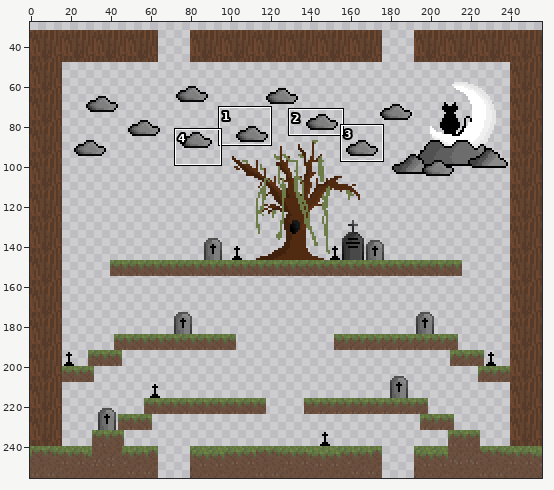
File history of a sprite sheet, PewPew Paradise/Images/Sprites/spooky_map.png. Above: a wide view before the commit, with the close-up outlined.
Close-up. The starting point:
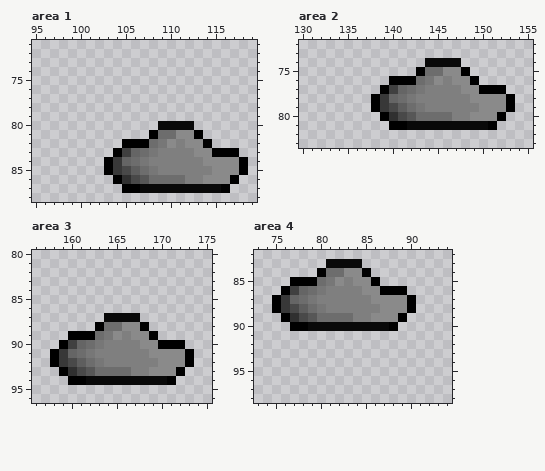
The file is 256x256 pixels. Colours within 5 levels of each other are drawn and written as one. Shown: area 1: x 95..119, y 71..88; area 2: x 130..155, y 72..83; area 3: x 156..175, y 80..96; area 4: x 73..94, y 82..98. The wide view leaves out empty margins. The commit also changed other parts of the picture, which this record leaves out.
Now the later version:
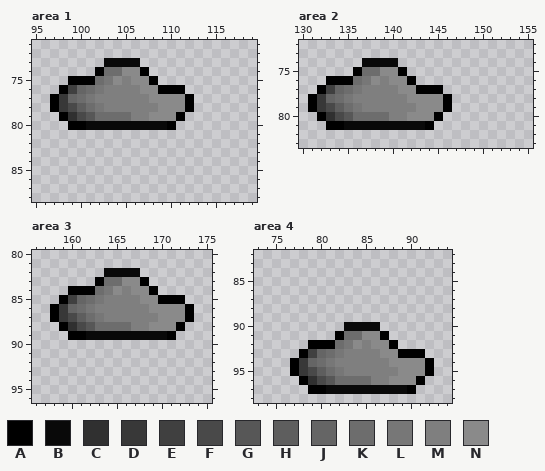
Palette (. is transparent): A #000000  B #090909  C #303030  D #383838  E #404040  F #494949  G #575757  H #5e5e5e  J #656565  K #6d6d6d  L #777777  M #7f7f7f  N #8a8a8a
What changed:
Changed rows in their new state; - is an unchanged pixel.
Area 1:
first column x 97:
73 ------BBBB------------
74 -----AKKNNA-----------
75 --AAAKLNMNNA----------
76 -AEJKLMMMMNNAAA-------
77 ADJKLMMMMMMNNNNA------
78 ADFHKLMMMMMMNNNA------
79 -ACFGKKKKMMNNNA-------
80 --AABBBBBBBB-A..------
81 -----------......-----
82 --------..........----
83 -------..............-
84 ------................
85 ------................
86 -------..............-
87 --------............--
Area 2:
first column x 131:
74 ------BBBB---....------
75 -----AKKNNA-......-----
76 --AAAKLNMNN-.......----
77 -AEJKLMMMMNNAAA.......-
78 ADJKLMMMMMMNNNNA.......
79 ADFHKLMMMMMMNNNA.......
80 -ACFGKKKKMMNNNA.......-
81 --AABBBBBBB--A.......--
Area 3:
first column x 158:
82 ------BBBB------
83 -----AKKNNA-----
84 --AAAKLNMNNA----
85 -AEJKLMMMMNNAAA-
86 ADJKLMMMMMMNNNNA
87 ADFHKLMMMMMMNNNA
88 -ACFGK--KMMNNNA-
89 ----BBBBBBBBBA--
90 -..............-
91 ................
92 ................
93 -..............-
94 --............--
Area 4:
first column x 75:
83 ------....--------
84 -----......-------
85 --..........------
86 -..............---
87 ................--
88 ................--
89 -..............---
90 --......----..----
91 -------AKKNNA-----
92 ----AAAKLNMNNA----
93 ---AEJKLMMMMNNAAA-
94 --ADJKLMMMMMMNNNNA
95 --ADFHKLMMMMMMNNNA
96 ---ACFGKKKKMMNNNA-
97 ----AABBBBBBBBBA--
Pixel boxes of the changes (left, top, right, bottom) in both close-ups:
changed: (50, 58, 248, 193)
changed: (308, 58, 515, 130)
changed: (50, 268, 194, 385)
changed: (272, 259, 434, 394)
